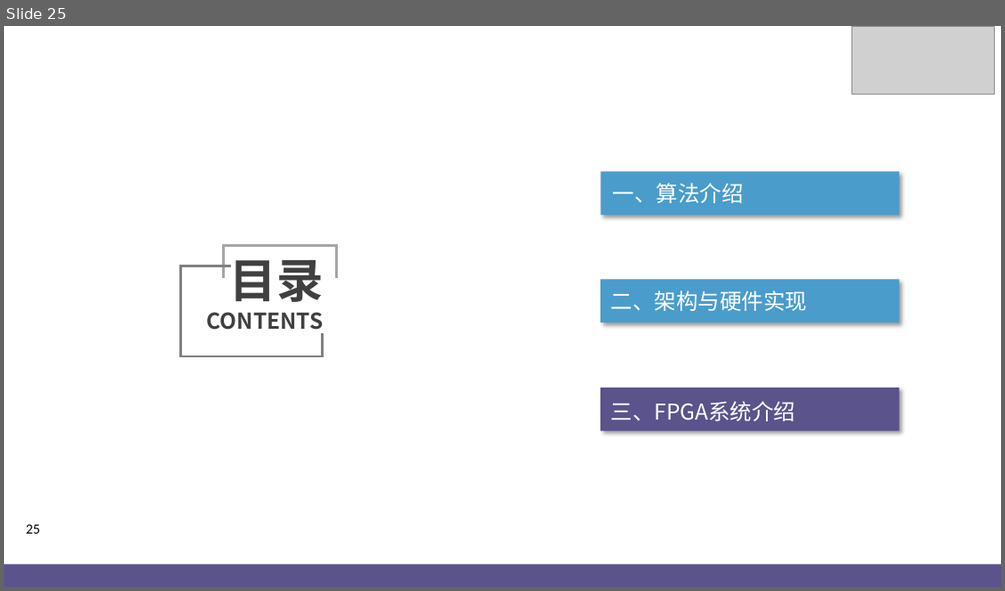
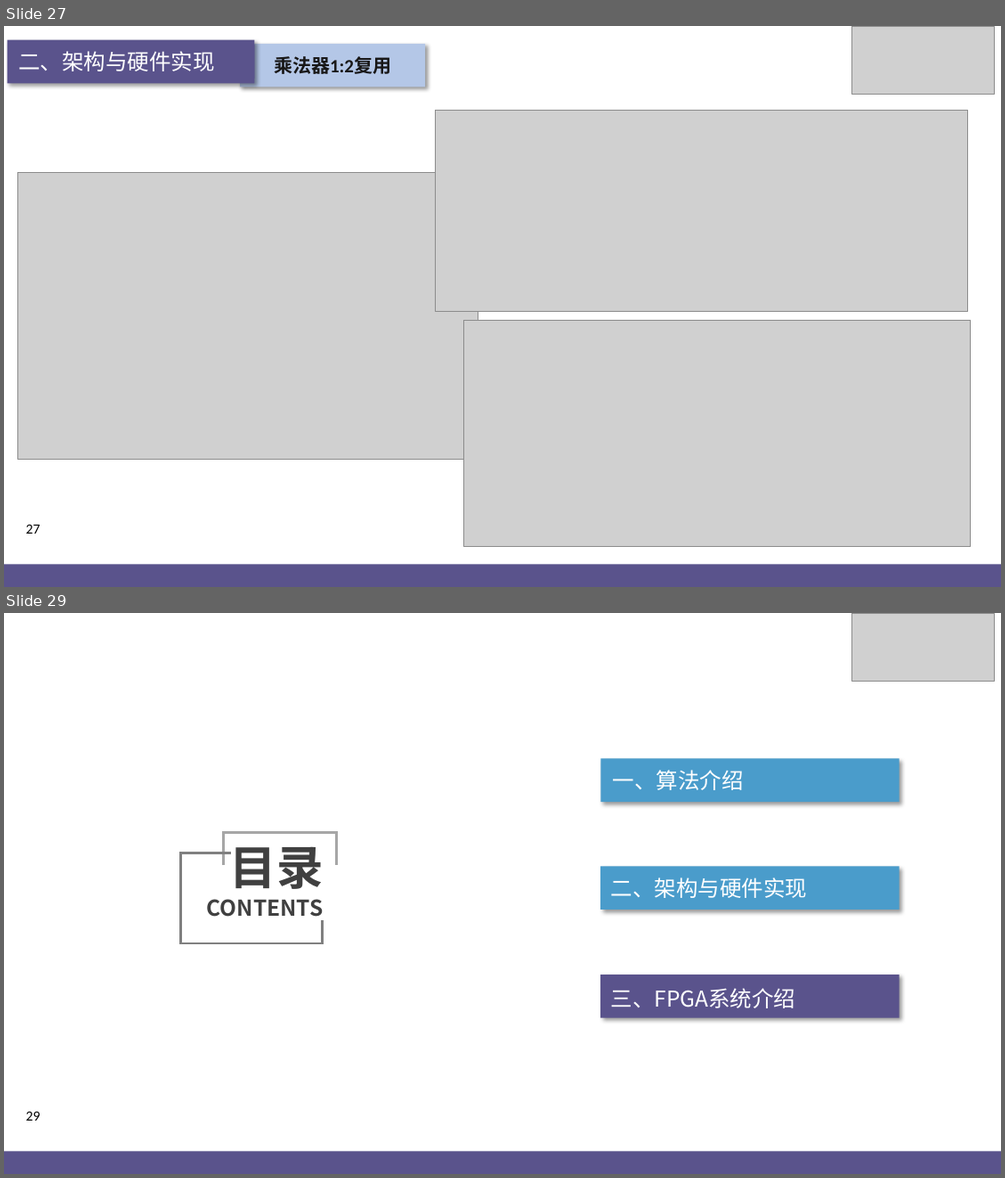
Before and after one commit to jjyy-Huang/LoG-UTE-RAISR-Doc, a slide deck: PPT.pptx. Shown one above the other, each under a label of ours: slide 25 before the commit, slides 27 and 29 after it; the slides between them are not shown. The pictures are 1005x591 and 1005x1178 pixels, drawn with LibreOffice and Linux fonts; fonts in the diff are those of the drawing; grey boxes stand for pictures; background and template pictures are left out. Boxes give left, top, right and bottom in pixels: in the first picture for what was removed or moved away, otherwise in the second. Text is boxed around its words. In the diff, an @@ line names an element or a change of style, - is before the commit and + after.

```diff
--- a/PPT.pptx
+++ b/PPT.pptx
@@ slide 27 added at [4, 26, 1001, 587], background picture (left out); not listed: 1 template element that a slide beside it also shows @@
@@ rectangle added at [7, 40, 254, 84], fill #5A538C @@
@@ text added at [18, 51, 215, 71], 21 pt, text #FFFFFF @@
+二、架构与硬件实现
@@ rectangle added at [241, 44, 426, 87], fill #B4C7E7, 18 pt, text #181717, bold @@
+乘法器1:2复用
@@ picture added at [852, 26, 994, 94] @@
@@ picture added at [436, 110, 968, 311] @@
@@ picture added at [17, 172, 478, 459] @@
@@ picture added at [464, 320, 971, 547] @@
@@ rectangle added at [4, 564, 1001, 587], fill #5A538C @@
@@ what was slide 25 is now slide 29 @@
@@ page number at [26, 1111, 40, 1120]: text changed @@
-25
+29
```
Also in this commit, not shown: 2 slides changed, 5 other slides added, 2 other files.
